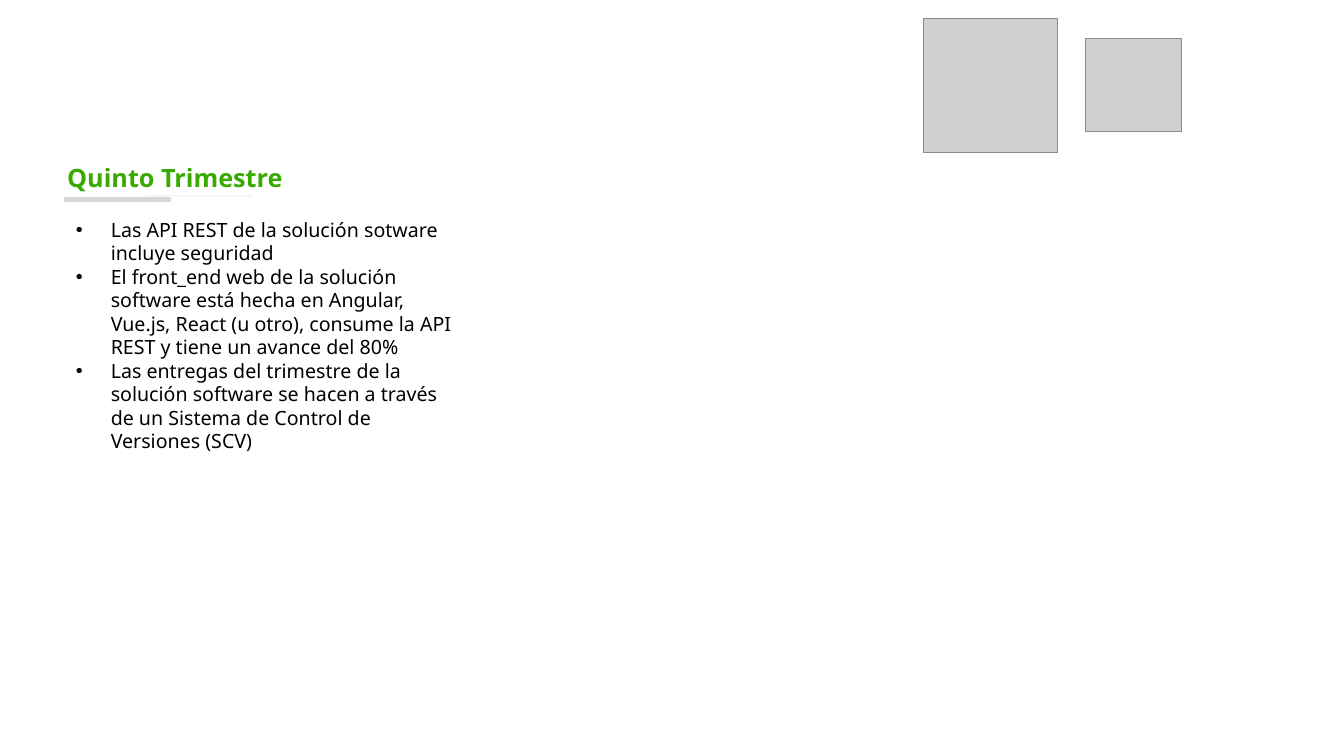
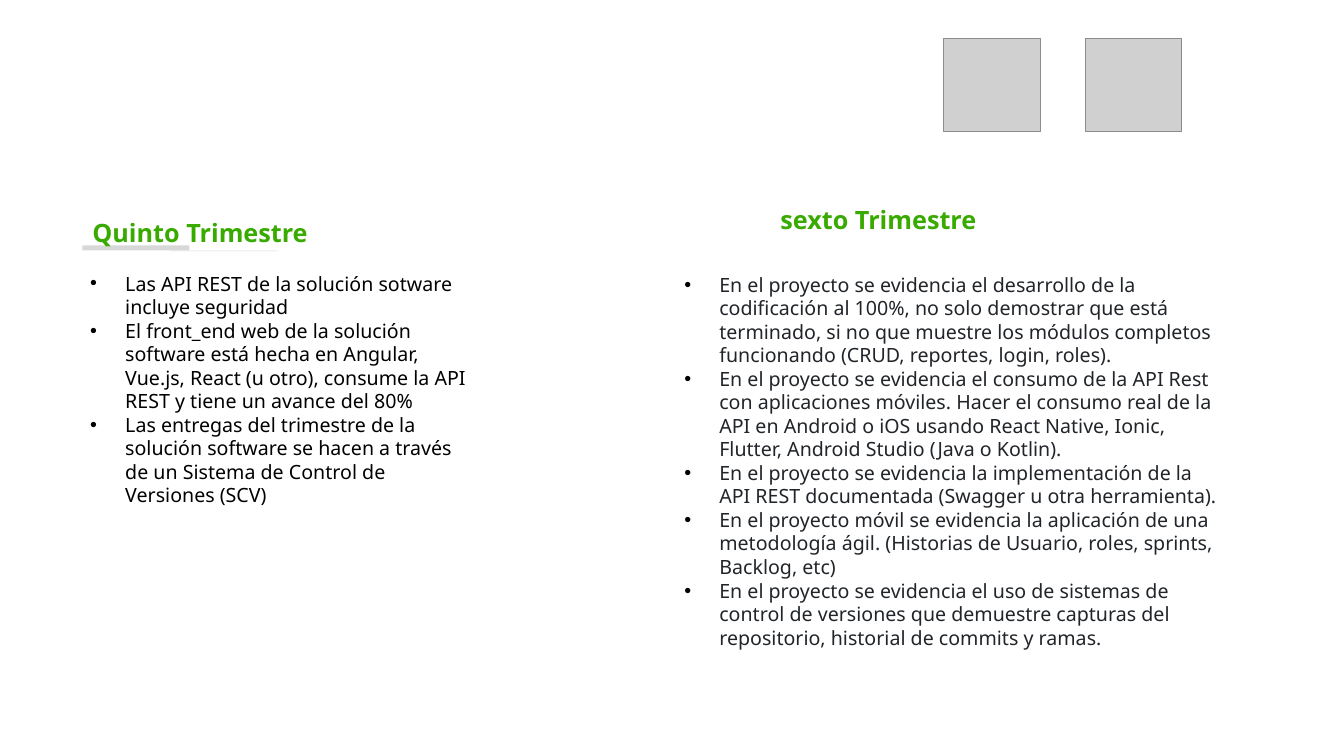
Before and after one commit to Katherin-22/zefiro, a slide deck: slide 23 of 01_proyecto/trim1/01_contextualizacion_proyecto/Presentación del Proyecto.pptx (slide 15 before the commit). Drawn at 1344x756 pixels with LibreOffice and Linux fonts; fonts in the diff are those of the drawing; grey boxes stand for pictures; background and template pictures are left out. Boxes give left, top, right and bottom in pixels: in the first picture for what was removed or moved away, otherwise in the second. Text is boxed around its words. In the diff, an @@ line names an element or a change of style, - is before the commit and + after.

Commit message:
presentacion del proyecto

```diff
--- a/01_proyecto/trim1/01_contextualizacion_proyecto/Presentación del Proyecto.pptx
+++ b/01_proyecto/trim1/01_contextualizacion_proyecto/Presentación del Proyecto.pptx
@@ picture: place and size @@
-picture at <box>924,18,1058,152</box>
+picture at <box>945,38,1042,131</box>
@@ text "Quinto Trimestre": place and size @@
-text "Quinto Trimestre" at <box>67,168,282,192</box>
+text "Quinto Trimestre" at <box>92,223,307,247</box>
@@ text added at <box>780,210,976,230</box>, 18 pt, text #38AA00, bold @@
+sexto Trimestre
@@ text "Las API REST de la ...": place and size @@
-text "Las API REST de la ..." at <box>111,222,451,451</box>
+text "Las API REST de la ..." at <box>125,276,466,505</box>
@@ rectangle: place and size @@
-rectangle at <box>64,197,170,202</box>
+rectangle at <box>83,246,190,251</box>
@@ rectangle: place and size @@
-rectangle at <box>145,196,252,197</box>
+rectangle at <box>170,251,277,252</box>
@@ text added at <box>719,277,1216,650</box>, 14 pt, text #212529 @@
+• En el proyecto se evidencia el desarrollo de la codificación al 100%, no solo demostrar que está terminado, si no que muestre los módulos completos funcionando (CRUD, reportes, login, roles).
+• En el proyecto se evidencia el consumo de la API Rest con aplicaciones móviles. Hacer el consumo real de la API en Android o iOS usando React Native, Ionic, Flutter, Android Studio (Java o Kotlin).
+• En el proyecto se evidencia la implementación de la API REST documentada (Swagger u otra herramienta).
+• En el proyecto móvil se evidencia la aplicación de una metodología ágil. (Historias de Usuario, roles, sprints, Backlog, etc)
+• En el proyecto se evidencia el uso de sistemas de control de versiones que demuestre capturas del repositorio, historial de commits y ramas.
```
Also in this commit, not shown: 4 other slides changed, 9 slides added.
